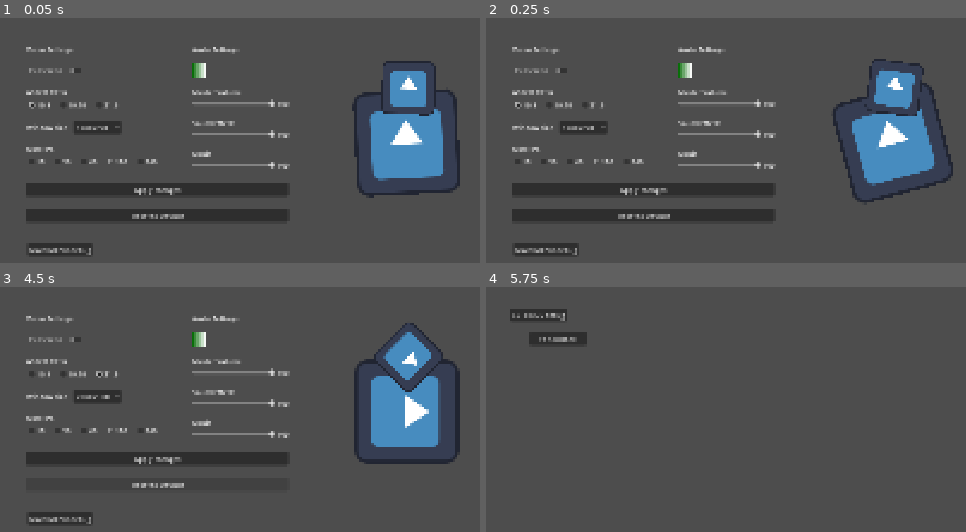
Above: before the commit, frames 1-4 (two rows, left to right).
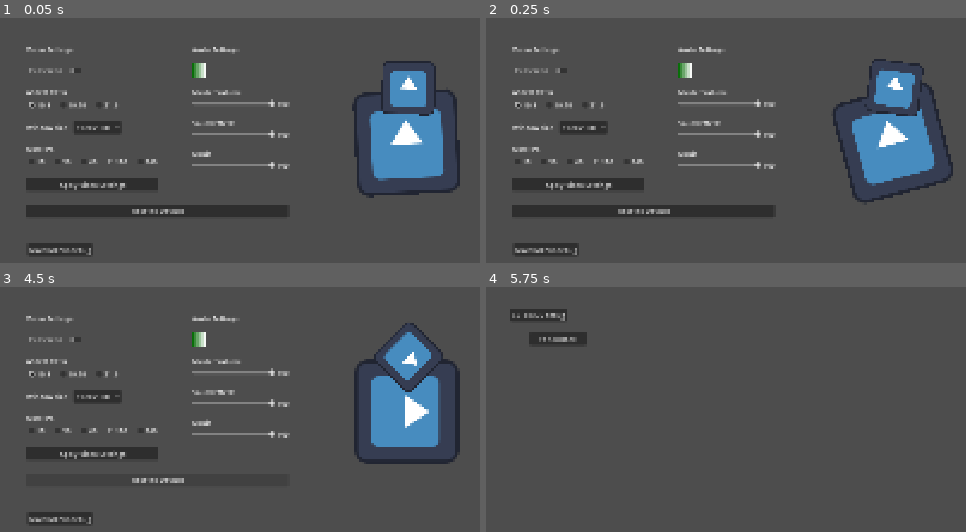
Above: after the commit, the same moments.

Repository: gurbsgurbs/game-template-godot
Game: Godot game, scene res://Screens/Settings/settings.tscn
Two runs of this game, one before a commit and one after it. Both use one fixed random seed, a clock stepped at 60 frames per second and the inputs below. The project has no main scene, so this scene is started directly. The engine's default icon, where the game draws it, is replaced by a stand-in: a white triangle on a blue panel in a dark square. Sound files missing from this copy of the repository are replaced by a short silence.
Inputs (mouse positions are in pixels of both pictures, inside the frame that each line leads up to):
- Up to frame 1 (0.05 s): no input
- Up to frame 2 (0.25 s): no input
- Up to frame 3 (4.5 s): click "16:9" at 0.5 s; click "16:10" at 1.25 s; click "21:9" at 2 s; click (91, 453) at 2.75 s, where only the run after the commit has a clickable "Apply Video Settings"; click (158, 458) at 3.5 s, where only the run before the commit has a clickable "Apply changes"; click "Reset to Default" at 4.25 s
- Up to frame 4 (5.75 s): click "MAIN MENU debug" at 5 s

The runs differ from the first frame. In frame 1, 4.1% of the frame differs, in the area x 5-60%, y 44-83%; in frame 2, 4.1%; in frame 3, 2.8%; in frame 4, nothing differs.

Commit message:
audio and video settings fixed

Diff:
--- a/Globals/AudioManager/audio_manager.gd
+++ b/Globals/AudioManager/audio_manager.gd
@@ -5,24 +5,27 @@
 
 #region MUSIC & SOUND LIBRARIES
 
+# List of available music track to be called in [method play_music()] function. [br]
+#
 enum Music {
 	NONE,
 	THEME_TEST,
 	THEME_2_TEST,
 }
 
+# List of available sound effects to be called in [method play_sound()] function.
 enum SoundEffect {
 	UI_BUTTON_CLICK
 }
 
 const MUSIC_TRACKS: Dictionary[Music, String] = {
-	Music.THEME_TEST: "res://Assets/Test/music.wav",
-	Music.THEME_2_TEST: "res://Assets/Test/music_2.wav"
+	Music.THEME_TEST: "uid://3jde1wdxeeuo",
+	Music.THEME_2_TEST: "uid://bxshpuuigqf16",
 }
 
 
 const SFX_AUDIOS: Dictionary[SoundEffect, AudioStream] = {
-	SoundEffect.UI_BUTTON_CLICK: preload("res://Assets/Test/sfx.wav"),
+	SoundEffect.UI_BUTTON_CLICK: preload("uid://dgkf8dypdu4c8")
 }
 
 #endregion
--- a/Globals/SettingsManager/settings_manager.gd
+++ b/Globals/SettingsManager/settings_manager.gd
@@ -1,5 +1,5 @@
 extends Node
-## Screen Manager
+## Settings Manager
 
 
 # Save configuration file
@@ -14,7 +14,7 @@
 		"max_FPS": 120,
 	},
 	"Audio": {
-		"mute": true,
+		"mute": false,
 		"master_volume": 1.0,
 		"sfx_volume": 1.0,
 		"music_volume": 1.0,
@@ -52,11 +52,9 @@
 }
 
 
-# Virtual methods
-
 func _ready() -> void:
 	load_settings()
-	#apply_settings()
+	apply_video_settings()
 
 #region Save/Load/Reset Settings
 
@@ -88,7 +86,7 @@
 #endregion
 
 ## Apply the settings. Also saves the settings file.
-func apply_settings() -> void:
+func apply_video_settings() -> void:
 
 	# Graphics
 	if settings.get_value("Graphics", "fullscreen") == true:
@@ -98,15 +96,27 @@
 
 	_apply_max_fps_settings()
 
-	# Audio
-	# Audio values are changed at runtime, and saved to settings here
+	save_settings()
+
+
+## Saves the audio settings in the configuration file.
+## Audio values are changed at runtime, and saved to settings using this function.
+func save_audio_settings() -> void:
 	settings.set_value("Audio", "mute", AudioServer.is_bus_mute(0))
 	settings.set_value("Audio", "master_volume", AudioServer.get_bus_volume_linear(0))
 	settings.set_value("Audio", "sfx_volume", AudioServer.get_bus_volume_linear(1))
 	settings.set_value("Audio", "music_volume", AudioServer.get_bus_volume_linear(2))
+	save_settings()
 
-	save_settings()
-	pass
+
+func is_fullscreen() -> bool:
+	var current_mode = DisplayServer.window_get_mode()
+	if current_mode == DisplayServer.WINDOW_MODE_WINDOWED:
+		return false
+	elif current_mode == DisplayServer.WINDOW_MODE_FULLSCREEN or current_mode == DisplayServer.WINDOW_MODE_EXCLUSIVE_FULLSCREEN:
+		return true
+	else:
+		return false
 
 
 func _apply_fullscreen_settings() -> void:
--- a/Screens/Sandbox/sandbox.gd
+++ b/Screens/Sandbox/sandbox.gd
@@ -3,18 +3,6 @@
 
 func _on_to_main_menu_button_pressed() -> void:
 	ScreenManager.go_to_screen(ScreenManager.Screen.MAIN_MENU)
-
-
-func _on_buttrrron_pressed() -> void:
-	AudioManager.play_music(AudioManager.Music.THEME_TEST)
-
-
-func _on_button_2_pressed() -> void:
-	AudioManager.play_music(AudioManager.Music.THEME_2_TEST)
-
-
-func _on_button_4_pressed() -> void:
-	AudioManager._music_stop_all_players()
 
 
 func _on_music_1_button_pressed() -> void:
--- a/Screens/Settings/VolumeSlider/volume_slider.gd
+++ b/Screens/Settings/VolumeSlider/volume_slider.gd
@@ -20,3 +20,4 @@
 
 func _on_value_changed(value:float) -> void:
 	AudioServer.set_bus_volume_linear(bus_index, value)
+	volume_value.text = str(int(round(value * 100)))
--- a/Screens/Settings/settings.gd
+++ b/Screens/Settings/settings.gd
@@ -1,4 +1,5 @@
 extends Control
+## Settings screen
 
 # Video settings controls
 @onready var fullscreen_toggle: CheckButton = %Fullscreen_Toggle
@@ -29,15 +30,25 @@
 
 func _ready() -> void:
 	_load_state_settings()
+	_pick_current_size_option()
 
 
 func _load_state_settings() -> void:
 	# ---- Graphics ----
+	var fullscreen: bool = SettingsManager.settings.get_value("Graphics", "fullscreen")
+	var aspect_ratio: String = SettingsManager.settings.get_value("Graphics", "aspect_ratio")
+
 	# Fullscreen toggle
-	fullscreen_toggle.button_pressed = SettingsManager.settings.get_value("Graphics", "fullscreen")
+	fullscreen_toggle.button_pressed = fullscreen
+	_populate_size_options(aspect_ratio)
+	if fullscreen:
+		window_size_option.disabled = true
+		window_size_option.text = "n/a"
+	else:
+		_pick_current_size_option()
 
 	# Aspect Ratio radio buttons
-	var aspect_ratio: String = SettingsManager.settings.get_value("Graphics", "aspect_ratio")
+
 	match aspect_ratio:
 		"16_by_9":
 			_16_9_radio.button_pressed = true
@@ -45,11 +56,6 @@
 			_16_10_radio.button_pressed = true
 		"21_by_9":
 			_21_9_radio.button_pressed = true
-	_populate_size_options(aspect_ratio)
-
-	# Window Size option dropdown
-
-
 
 	# Max FPS radio buttons
 	match SettingsManager.settings.get_value("Graphics", "max_FPS"):
@@ -64,17 +70,11 @@
 		240:
 			fps_240_radio.button_pressed = true
 
-	## ---- Audio ----
-	#mute_toggle.button_pressed = SettingsManager.settings.get_value("Audio", "mute")
-	#master_slider.volume_slider.value = SettingsManager.settings.get_value("Audio", "master_volume")
-	#sfx_slider.volume_slider.value = SettingsManager.settings.get_value("Audio", "sfx_volume")
-	#music_slider.volume_slider.value = SettingsManager.settings.get_value("Audio", "music_volume")
-
 	# ---- Audio ----
-	mute_toggle.button_pressed = AudioManager.is_master_mute()
-	master_slider.volume_slider.value = AudioManager.get_master_volume()
-	sfx_slider.volume_slider.value = AudioManager.get_sfx_volume()
-	music_slider.volume_slider.value = AudioManager.get_music_volume()
+	mute_toggle.button_pressed = SettingsManager.settings.get_value("Audio", "mute")
+	master_slider.volume_slider.value = SettingsManager.settings.get_value("Audio", "master_volume")
+	sfx_slider.volume_slider.value = SettingsManager.settings.get_value("Audio", "sfx_volume")
+	music_slider.volume_slider.value = SettingsManager.settings.get_value("Audio", "music_volume")
 
 
 # TESTING: !!!!REMOVE LATER!!!!
@@ -94,26 +94,37 @@
 	else:
 		# Enable window size dropdown
 		window_size_option.disabled = false
-		_set_resolution_label_from_current_window_size() # TODO: 1- Probably change this: When tuning off from fullscreen, go to default res from screen size, always.
 		SettingsManager.settings.set_value("Graphics", "fullscreen", false)
+		var aspect_ratio: String = SettingsManager.settings.get_value("Graphics", "aspect_ratio")
+		_populate_size_options(aspect_ratio)
+		_pick_default_size_in_ratio(aspect_ratio)
 
 
 func _on_16_9_radio_pressed() -> void:
+	SettingsManager.settings.set_value("Graphics", "aspect_ratio", "16_by_9")
 	_populate_size_options("16_by_9")
+	if fullscreen_toggle.button_pressed:
+		_disable_window_size_option()
+		return
 	_pick_default_size_in_ratio("16_by_9")
-	SettingsManager.settings.set_value("Graphics", "aspect_ratio", "16_by_9")
 
 
 func _on_16_10_radio_pressed() -> void:
+	SettingsManager.settings.set_value("Graphics", "aspect_ratio", "16_by_10")
 	_populate_size_options("16_by_10")
+	if fullscreen_toggle.button_pressed:
+		_disable_window_size_option()
+		return
 	_pick_default_size_in_ratio("16_by_10")
-	SettingsManager.settings.set_value("Graphics", "aspect_ratio", "16_by_10")
 
 
 func _on_21_9_radio_pressed() -> void:
+	SettingsManager.settings.set_value("Graphics", "aspect_ratio", "21_by_9")
 	_populate_size_options("21_by_9")
+	if fullscreen_toggle.button_pressed:
+		_disable_window_size_option()
+		return
 	_pick_default_size_in_ratio("21_by_9")
-	SettingsManager.settings.set_value("Graphics", "aspect_ratio", "21_by_9")
 
 
 func _on_window_size_option_item_selected(_index: int) -> void:
@@ -145,6 +156,15 @@
 	SettingsManager.settings.set_value("Graphics", "max_FPS", 240)
 
 #endregion
+
+
+func _on_apply_video_button_pressed() -> void:
+	SettingsManager.apply_video_settings()
+
+
+func _on_reset_button_pressed() -> void:
+	SettingsManager.reset_settings()
+	_load_state_settings()
 
 
 
@@ -168,20 +188,28 @@
 
 
 func _pick_current_size_option() -> void:
-	pass
-
-
-func _on_apply_button_pressed() -> void:
-	SettingsManager.apply_settings()
-
-
-
-
-
-# TODO: 2 - Might remove this, not needed
-func _set_resolution_label_from_current_window_size() -> void:
-	var current_resolution: Vector2i = get_tree().root.size
-	window_size_option.text = str(current_resolution.x) + "x" + str(current_resolution.y)
+	var saved_w: int = SettingsManager.settings.get_value("Graphics", "window_size_w")
+	var saved_h: int = SettingsManager.settings.get_value("Graphics", "window_size_h")
+	var saved_size: Vector2i = Vector2i(saved_w, saved_h)
+
+	for i in window_size_option.item_count:
+		if window_size_option.get_item_metadata(i) == saved_size:
+			window_size_option.select(i)
+			return
+
+	# Fallback: If saved size is not found for some reason, pick the default value from saved aspect ratio
+	var aspect_ratio: String = SettingsManager.settings.get_value("Graphics", "aspect_ratio")
+	_pick_default_size_in_ratio(aspect_ratio)
+
+
+func _enable_window_size_option() -> void:
+	window_size_option.disabled = false
+
+
+func _disable_window_size_option() -> void:
+	window_size_option.disabled = true
+	window_size_option.text = "n/a"
+
 
 # TODO: 2 - Might remove this, not needed
 func _get_aspect_ratio_from_screen_size() -> String:
@@ -203,3 +231,4 @@
 
 func _on_debug_button_pressed() -> void:
 	ScreenManager.go_to_screen(ScreenManager.Screen.MAIN_MENU)
+	SettingsManager.save_audio_settings()
--- a/Screens/Settings/settings.tscn
+++ b/Screens/Settings/settings.tscn
@@ -87,6 +87,9 @@
 [node name="WindowSize_Option" type="OptionButton" parent="VBoxContainer/HBoxContainer/Video Settings/Resolution_HBox" unique_id=672244200]
 unique_name_in_owner = true
 layout_mode = 2
+item_count = 1
+popup/item_0/text = "n/a"
+popup/item_0/id = 0
 
 [node name="MaxFPS_VBox" type="VBoxContainer" parent="VBoxContainer/HBoxContainer/Video Settings" unique_id=1079770364]
 layout_mode = 2
@@ -129,6 +132,10 @@
 layout_mode = 2
 button_group = SubResource("ButtonGroup_knxsi")
 text = "240"
+
+[node name="ApplyVideo_Button" type="Button" parent="VBoxContainer/HBoxContainer/Video Settings" unique_id=1819865875]
+layout_mode = 2
+text = "Apply Video Settings"
 
 [node name="Audio Settings" type="VBoxContainer" parent="VBoxContainer/HBoxContainer" unique_id=1209736930]
 layout_mode = 2
@@ -159,10 +166,6 @@
 layout_mode = 2
 slider_name = "Music"
 bus_name = "Music"
-
-[node name="ApplyButton" type="Button" parent="VBoxContainer" unique_id=1819865875]
-layout_mode = 2
-text = "Apply changes"
 
 [node name="ResetButton" type="Button" parent="VBoxContainer" unique_id=956110030]
 layout_mode = 2
@@ -202,6 +205,6 @@
 [connection signal="pressed" from="VBoxContainer/HBoxContainer/Video Settings/MaxFPS_VBox/HBoxContainer/FPS_60_Radio" to="." method="_on_fps_60_radio_pressed"]
 [connection signal="pressed" from="VBoxContainer/HBoxContainer/Video Settings/MaxFPS_VBox/HBoxContainer/FPS_120_Radio" to="." method="_on_fps_120_radio_pressed"]
 [connection signal="pressed" from="VBoxContainer/HBoxContainer/Video Settings/MaxFPS_VBox/HBoxContainer/FPS_240_Radio" to="." method="_on_fps_240_radio_pressed"]
-[connection signal="pressed" from="VBoxContainer/ApplyButton" to="." method="_on_apply_button_pressed"]
-[connection signal="pressed" from="VBoxContainer/ResetButton" to="." method="_on_apply_button_pressed"]
+[connection signal="pressed" from="VBoxContainer/HBoxContainer/Video Settings/ApplyVideo_Button" to="." method="_on_apply_video_button_pressed"]
+[connection signal="pressed" from="VBoxContainer/ResetButton" to="." method="_on_reset_button_pressed"]
 [connection signal="pressed" from="DEBUG_BUTTON" to="." method="_on_debug_button_pressed"]
